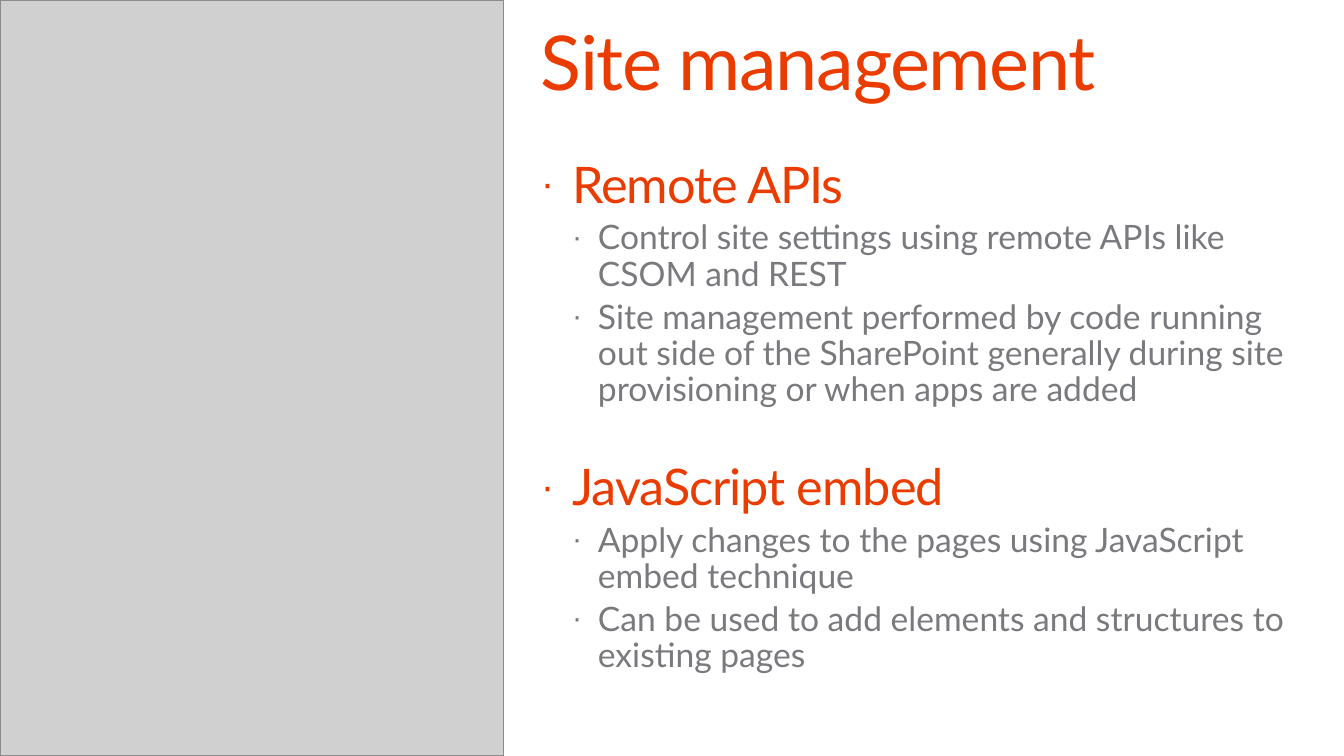
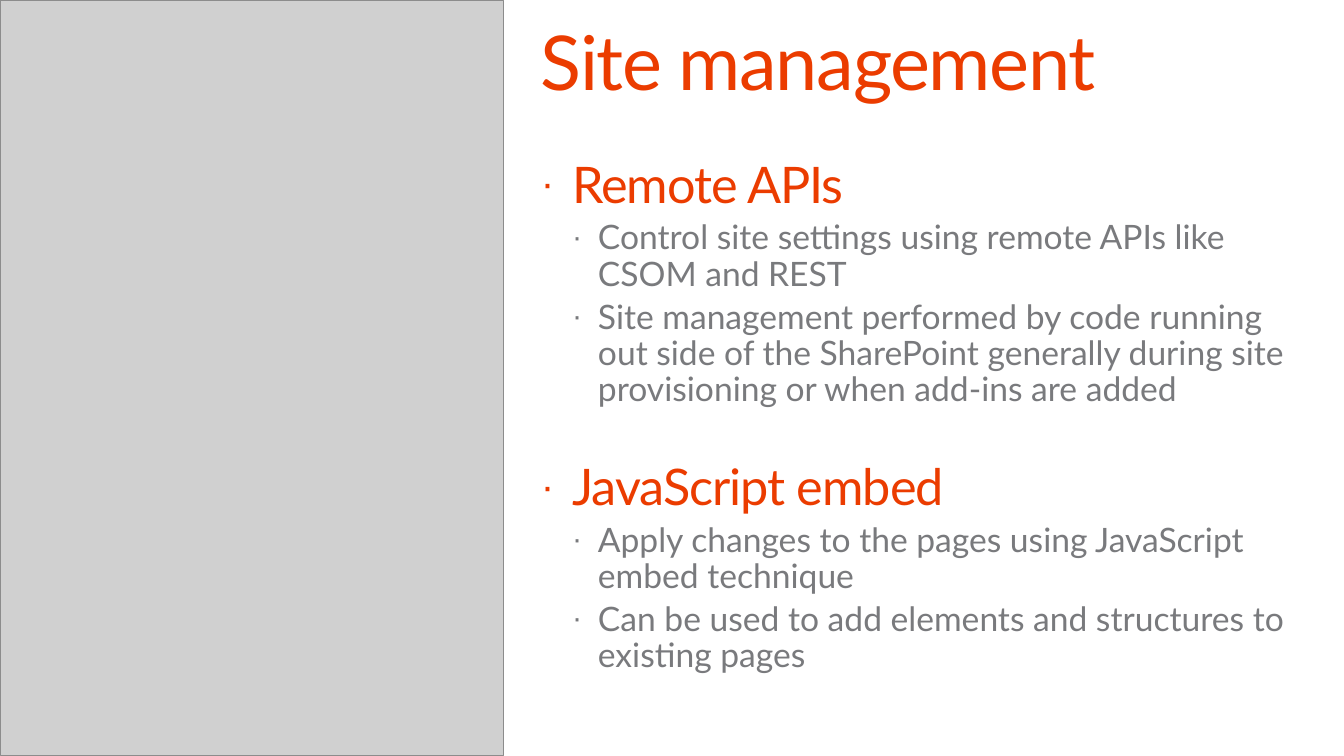
Before and after one commit to OfficeDev/TrainingContent, a slide deck: slide 7 of O3658/02 Managing site settings using app model/2_SiteManagement.pptx. Drawn at 1344x756 pixels with LibreOffice and Linux fonts; fonts in the diff are those of the drawing; grey boxes stand for pictures; background and template pictures are left out. Boxes give left, top, right and bottom in pixels: in the first picture for what was removed or moved away, otherwise in the second. Text is boxed around its words. In the diff, an @@ line names an element or a change of style, - is before the commit and + after.

```diff
--- a/O3658/02 Managing site settings using app model/2_SiteManagement.pptx
+++ b/O3658/02 Managing site settings using app model/2_SiteManagement.pptx
@@ text at [598,304,1283,407]: text changed @@
-  · Site management performed by code running out side of the SharePoint generally during site provisioning or when apps are added
+  · Site management performed by code running out side of the SharePoint generally during site provisioning or when add-ins are added
```
Also in this commit, not shown: 9 other slides changed, 1 slide added, 1 slide removed, 6 other files.
